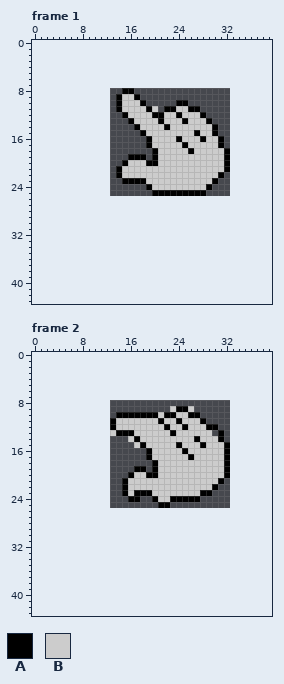
Pixel-art file -- public/images/misc-icons/cursor.aseprite. The picture above was drawn from the file before the commit.
20x18 pixels, 2 frames. Shown: frame 1, frame 2. The old version is drawn lined up with the new one, on the new canvas.
Palette (. is transparent): A #000000  B #cccccc
Pixels before, frame 1, first column x 14:
 8 .AA................
 9 ABBA...............
10 ABBBA.....AA.......
11 ABBBBAB.AABBAA.....
12 .ABBBBAABBABBBA....
13 ..ABBBBABBBABBBA...
14 ...ABBBBABBBBBBBA..
15 ....ABBBBBBBBABBA..
16 .....ABBBBABBBABBA.
17 .....ABBBBBABBBBBA.
18 ......ABBBBBABBBBBA
19 ..AAA.ABBBBBBBBBBBA
20 .ABBBAABBBBBBBBBBBA
21 ABBBBBBBBBBBBBBBBBA
22 ABBBBBBBBBBBBBBBBA.
23 .AAAABBBBBBBBBBBA..
24 .....ABBBBBBBBBA...
25 ......AAAAAAAAA....
Pixels before, frame 2, first column x 13:
 9 ..........BAAB......
10 .AAAAAAABAABBAA.....
11 ABBBBBBBABBABBBA....
12 ABBBBBBBBABBABBBAA..
13 BAAABBBBBBABBBBBB.A.
14 ...BABBBBBBBBBABBBA.
15 ....BABBBBBABBBABBBA
16 ......ABBBBBABBBBBBA
17 ......ABBBBBBABBBBBA
18 .......ABBBBBBBBBBBA
19 ....AA.ABBBBBBBBBBBA
20 ...ABBAABBBBBBBBBBBA
21 ..ABBBBBBBBBBBBBBBA.
22 ..ABBBBBBBBBBBBBBA..
23 ..ABAAABBBBBBBBAA...
24 ...AA..ABBAAAAA.....
25 ........AA..........
The same view after the edit:
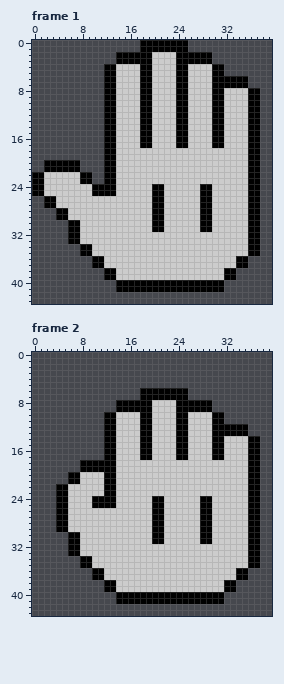
From old to new:
canvas 20x18 -> 40x44, the old top-left corner now at 13,8
Frame 1:
y 0..1: x 18..25 ........ -> AAAAAAAA
y 2..3: x 14..29 ................ -> AAAAAABBBBAAAAAA
y 4..5: x 12..31 .................... -> AABBBBAABBBBAABBBBAA
y 6..7: x 12..35 ........................ -> AABBBBAABBBBAABBBBAAAAAA
y 8: x 12..37 ...AA..................... -> AABBBBAABBBBAABBBBAABBBBAA
y 9: x 12..14 ..A -> AAB; x 17..37 A.................... -> BAABBBBAABBBBAABBBBAA
y 10: x 12..14 ..A -> AAB; x 19..23 ..... -> ABBBB; x 26..37 ............ -> BBBBAABBBBAA
y 11: x 12..14 ..A -> AAB; x 18 B -> A; x 21..37 .AABBAA.......... -> BBBAABBBBAABBBBAA
y 12: x 12..15 ...A -> AABB; x 18..21 BBAA -> AABB; x 25 B -> A; x 28..37 A......... -> BBAABBBBAA
y 13: x 12..16 ....A -> AABBB; x 18..19 BB -> AA; x 21 A -> B; x 24 B -> A; x 29..37 A........ -> BAABBBBAA
y 14: x 12..19 .....ABB -> AABBBBAA; x 22 A -> B; x 24..25 BB -> AA; x 31..37 ....... -> ABBBBAA
y 15: x 12..17 ...... -> AABBBB; x 19 B -> A; x 24..25 BB -> AA; x 27 A -> B; x 31..37 ....... -> ABBBBAA
y 16: x 12..18 ....... -> AABBBBA; x 25 B -> A; x 28 A -> B; x 30 B -> A; x 32..37 ...... -> BBBBAA
y 17: x 12..18 ....... -> AABBBBA; x 24 B -> A; x 30 B -> A; x 32..37 ...... -> BBBBAA
y 18: x 12..20 ........A -> AABBBBBBB; x 26 A -> B; x 32..37 A..... -> BBBBAA
y 19: x 12..20 ....AAA.A -> AABBBBBBB; x 32..37 A..... -> BBBBAA
y 20: x 2..7 ...... -> AAAAAA; x 12..15 ...A -> AABB; x 19..20 AA -> BB; x 32..37 A..... -> BBBBAA
y 21: x 2..7 ...... -> AAAAAA; x 12..14 ..A -> AAB; x 32..37 A..... -> BBBBAA
y 22: x 0..9 .......... -> AABBBBBBAA; x 12..14 ..A -> AAB; x 31..37 A...... -> BBBBBAA
y 23: x 0..9 .......... -> AABBBBBBAA; x 12..18 ...AAAA -> AABBBBB; x 30..37 A....... -> BBBBBBAA
y 24: x 0..21 ...................ABB -> AABBBBBBBBAAAABBBBBBAA; x 28 B -> A; x 30..37 ........ -> BBBBBBAA
y 25: x 0..19 .................... -> AABBBBBBBBAAAABBBBBB; x 22..27 AAAAAA -> BBBBBB; x 29..37 ......... -> ABBBBBBAA
y 26..27: x 2..37 .................................... -> AABBBBBBBBBBBBBBBBAABBBBBBAABBBBBBAA
y 28..29: x 4..37 .................................. -> AABBBBBBBBBBBBBBAABBBBBBAABBBBBBAA
y 30..31: x 6..37 ................................ -> AABBBBBBBBBBBBAABBBBBBAABBBBBBAA
y 32..33: x 6..37 ................................ -> AABBBBBBBBBBBBBBBBBBBBBBBBBBBBAA
y 34..35: x 8..37 .............................. -> AABBBBBBBBBBBBBBBBBBBBBBBBBBAA
y 36..37: x 10..35 .......................... -> AABBBBBBBBBBBBBBBBBBBBBBAA
y 38..39: x 12..33 ...................... -> AABBBBBBBBBBBBBBBBBBAA
y 40..41: x 14..31 .................. -> AAAAAAAAAAAAAAAAAA
Frame 2:
y 6..7: x 18..25 ........ -> AAAAAAAA
y 8: x 14..29 ................ -> AAAAAABBBBAAAAAA
y 9: x 14..22 ......... -> AAAAAABBB; x 26..29 B... -> AAAA
y 10: x 12..17 ..AAAA -> AABBBB; x 20 A -> B; x 22..31 AABBAA.... -> BBAABBBBAA
y 11: x 12 . -> A; x 18..19 BB -> AA; x 21 A -> B; x 25 B -> A; x 28..31 A... -> BBAA
y 12: x 12 . -> A; x 18..19 BB -> AA; x 22 A -> B; x 24 B -> A; x 29 A -> B; x 31..35 ..... -> AAAAA
y 13: x 12..16 .BAAA -> AABBB; x 18..19 BB -> AA; x 23..25 ABB -> BAA; x 30 . -> A; x 32..35 .... -> AAAA
y 14: x 12..15 .... -> AABB; x 17..19 ABB -> BAA; x 24..25 BB -> AA; x 27 A -> B; x 30 B -> A; x 32..37 ...... -> BBBBAA
y 15: x 12..16 ..... -> AABBB; x 19 B -> A; x 25 B -> A; x 28 A -> B; x 30..37 BBA..... -> AABBBBAA
y 16: x 12..18 ....... -> AABBBBA; x 24 B -> A; x 30..37 BBA..... -> AABBBBAA
y 17: x 12..18 ....... -> AABBBBA; x 24..26 BBA -> AAB; x 30..37 BBA..... -> AABBBBAA
y 18: x 8..20 ............A -> AAAAAABBBBBBB; x 32..37 A..... -> BBBBAA
y 19: x 8..20 .........AA.A -> AAAAAABBBBBBB; x 32..37 A..... -> BBBBAA
y 20: x 6..16 ..........A -> AABBBBAABBB; x 19..20 AA -> BB; x 32..37 A..... -> BBBBAA
y 21: x 6..15 .........A -> AABBBBAABB; x 31..37 A...... -> BBBBBAA
y 22: x 4..15 ...........A -> AABBBBBBAABB; x 30..37 A....... -> BBBBBBAA
y 23: x 4..15 ...........A -> AABBBBBBAABB; x 17..19 AAA -> BBB; x 28..37 AA........ -> BBBBBBBBAA
y 24: x 4..19 ............AA.. -> AABBBBAAAABBBBBB; x 21 B -> A; x 23..37 AAAAA.......... -> BBBBBAABBBBBBAA
y 25: x 4..20 ................. -> AABBBBAAAABBBBBBA; x 22..37 A............... -> BBBBBBAABBBBBBAA
y 26..29: x 4..37 .................................. -> AABBBBBBBBBBBBBBAABBBBBBAABBBBBBAA
y 30..31: x 6..37 ................................ -> AABBBBBBBBBBBBAABBBBBBAABBBBBBAA
y 32..33: x 6..37 ................................ -> AABBBBBBBBBBBBBBBBBBBBBBBBBBBBAA
y 34..35: x 8..37 .............................. -> AABBBBBBBBBBBBBBBBBBBBBBBBBBAA
y 36..37: x 10..35 .......................... -> AABBBBBBBBBBBBBBBBBBBBBBAA
y 38..39: x 12..33 ...................... -> AABBBBBBBBBBBBBBBBBBAA
y 40..41: x 14..31 .................. -> AAAAAAAAAAAAAAAAAA
Boxes around the changes in both pictures, in picture pixels (x1, y1, x2, y2):
changed: (32, 40, 260, 292)
changed: (56, 388, 260, 604)
